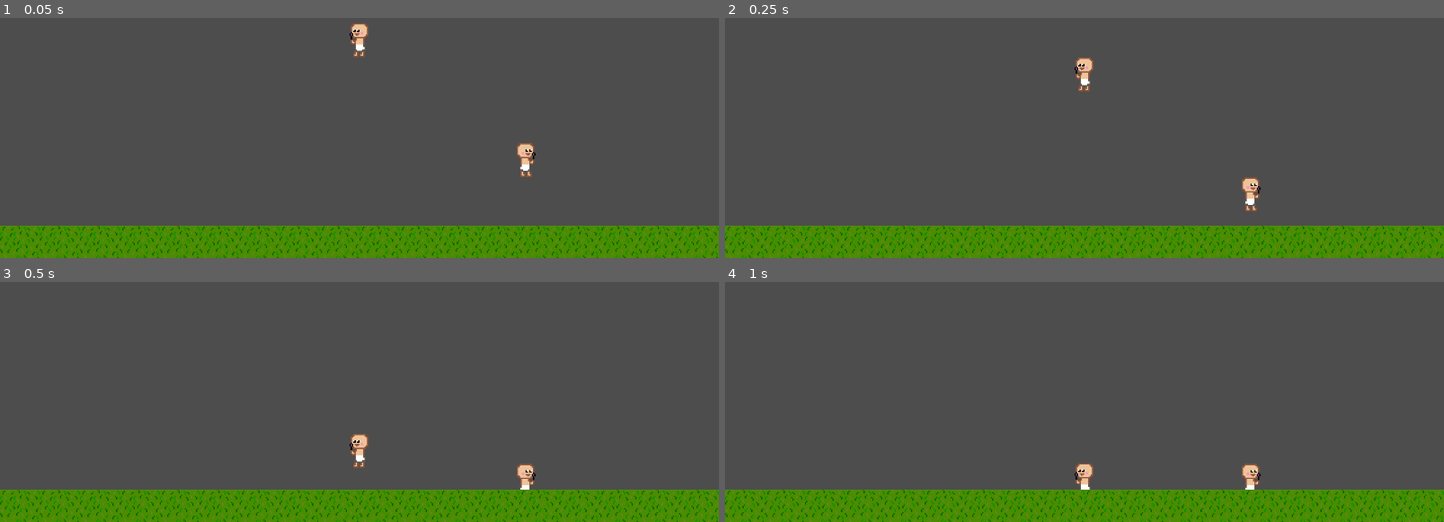
Above: before the commit, frames 1-4 (two rows, left to right).
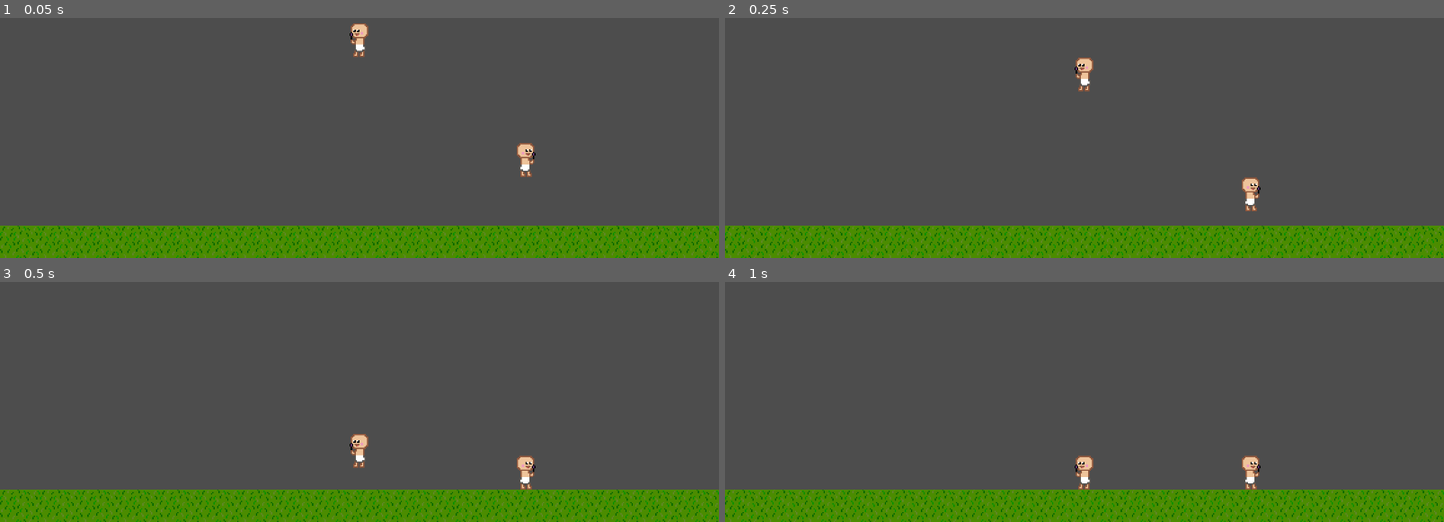
Above: after the commit, the same moments.

Repository: Konillon/GGJ25_Godot
Game: Godot game, scene res://scenes/sandbox.tscn
Same seed, same stepped clock (60 frames per second), same inputs: the game is played once before the commit and once after it.
Inputs:
- Up to frame 1 (0.05 s): no input
- Up to frame 2 (0.25 s): no input
- Up to frame 3 (0.5 s): no input
- Up to frame 4 (1 s): no input

Frames 1-2 are identical in both runs. In frame 3, 0.3% of the frame differs, in the area x 71-75%, y 72-87%; in frame 4, 0.6%, in the area x 48-75%, y 72-87%.

Commit message:
colisao chao

Diff:
--- a/tiles.tres
+++ b/tiles.tres
@@ -6,7 +6,7 @@
 texture = ExtResource("1_wxeu1")
 texture_region_size = Vector2i(32, 32)
 0:0/0 = 0
-0:0/0/physics_layer_0/polygon_0/points = PackedVector2Array(-16, -9.6, 16, -9.6, 16, 16, -16, 16)
+0:0/0/physics_layer_0/polygon_0/points = PackedVector2Array(-16, -16, 16, -16, 16, 16, -16, 16)
 
 [resource]
 tile_size = Vector2i(32, 32)
